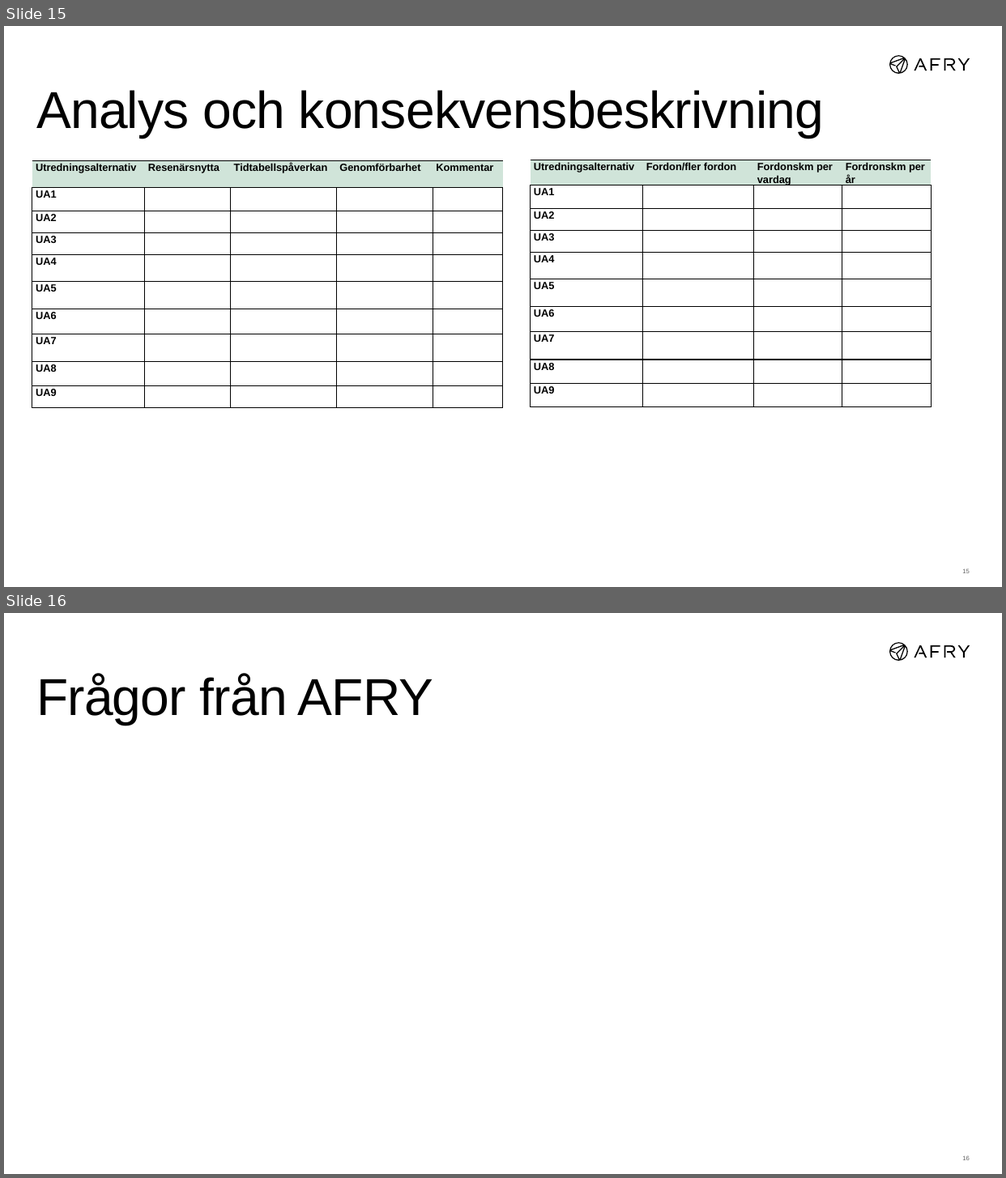
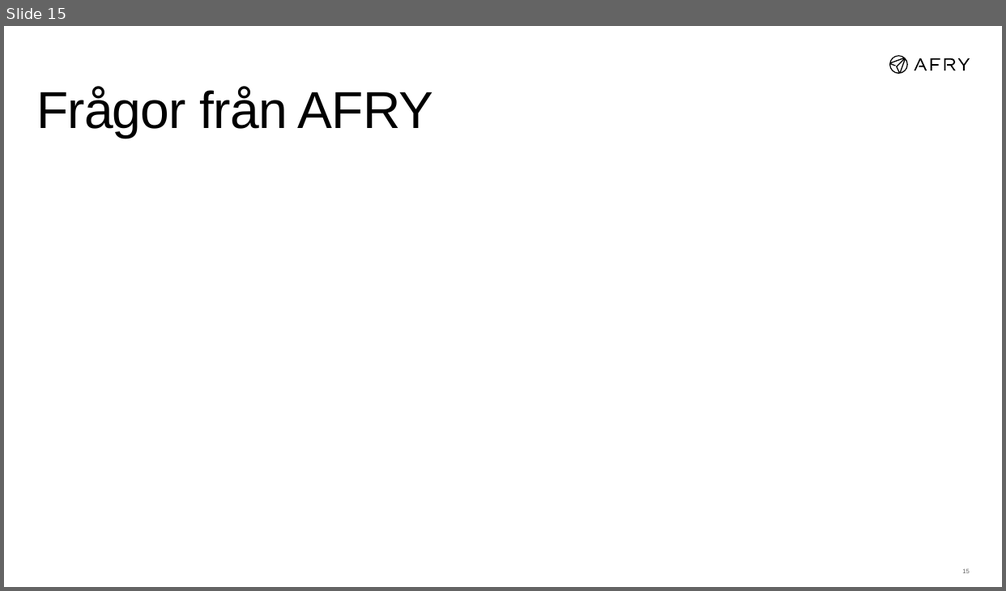
Before and after one commit to JesperHelen/-land, a slide deck: output/ppt/Avstamningsmote_261126.pptx. Shown one above the other, each under a label of ours: slides 15 and 16 before the commit, slide 15 after it. The pictures are 1006x1178 and 1006x591 pixels, drawn with LibreOffice and Linux fonts; fonts in the diff are those of the drawing. Boxes give left, top, right and bottom in pixels: in the first picture for what was removed or moved away, otherwise in the second. Text is boxed around its words. In the diff, an @@ line names an element or a change of style, - is before the commit and + after.

```diff
--- a/output/ppt/Avstamningsmote_261126.pptx
+++ b/output/ppt/Avstamningsmote_261126.pptx
@@ slide 15 removed at (4, 26, 1002, 587), background #FFFFFF; not listed: 5 template elements that a slide beside it also shows @@
@@ title removed at (36, 90, 825, 139) @@
-Analys och konsekvensbeskrivning
@@ table removed at (32, 160, 503, 408), 10 rows, 5 columns @@
-Utredningsalternativ | Resenärsnytta | Tidtabellspåverkan | Genomförbarhet | Kommentar
-UA1 |  |  |  | 
-UA2 |  |  |  | 
-UA3 |  |  |  | 
-UA4 |  |  |  | 
-UA5 |  |  |  | 
-UA6 |  |  |  | 
-UA7 |  |  |  | 
-UA8 |  |  |  | 
-UA9 |  |  |  | 
@@ table removed at (530, 160, 930, 408), 10 rows, 4 columns @@
-Utredningsalternativ | Fordon/fler fordon | Fordonskm per vardag | Fordronskm per år
-UA1 |  |  | 
-UA2 |  |  | 
-UA3 |  |  | 
-UA4 |  |  | 
-UA5 |  |  | 
-UA6 |  |  | 
-UA7 |  |  | 
-UA8 |  |  | 
-UA9 |  |  | 
@@ page number removed at (962, 569, 970, 574) @@
-15
@@ what was slide 16 is now slide 15 @@
```
Also in this commit, not shown: 1 slide added, 1 other slide removed, 1 other file.
